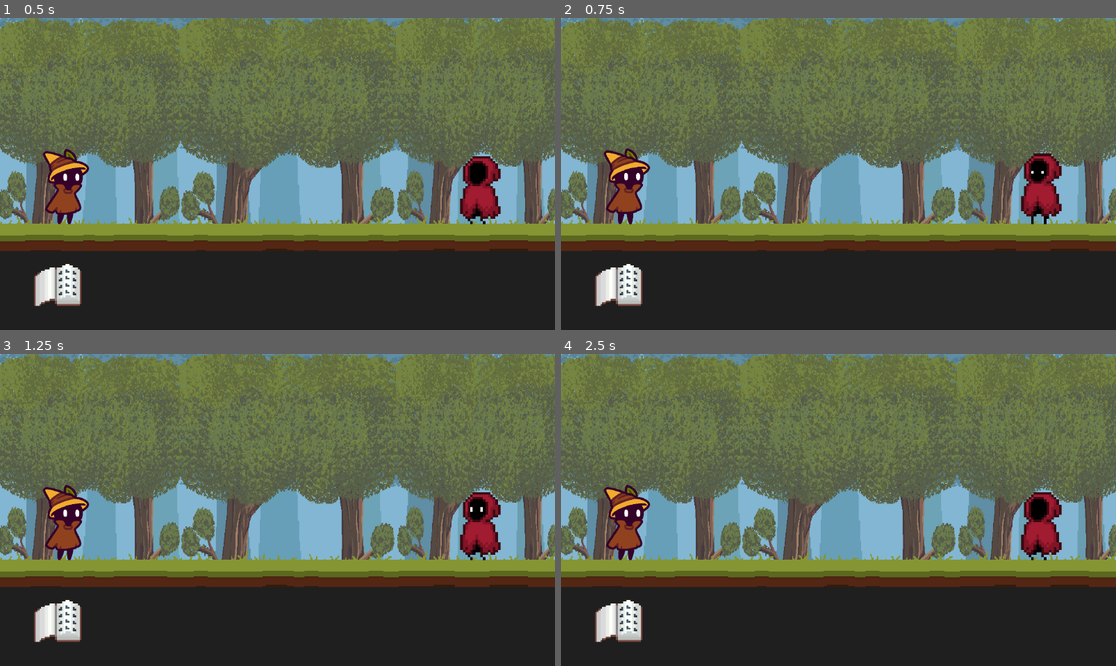
Above: before the commit, frames 1-4 (two rows, left to right).
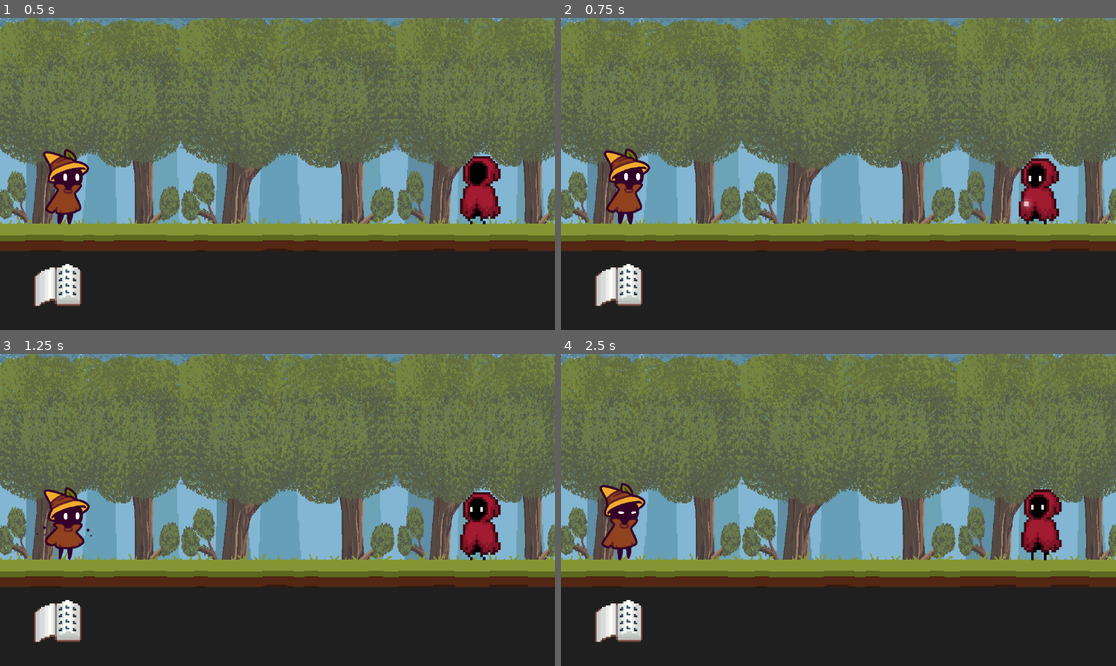
Above: after the commit, the same moments.

Repository: Daphish/Tale-Switch
Game: Godot game, scene res://scenes/lvl1.tscn
Two runs of this game, one before a commit and one after it. Both use one fixed random seed, a clock stepped at 60 frames per second and the inputs below.
Inputs:
- Up to frame 1 (0.5 s): no input
- Up to frame 2 (0.75 s): tap D (attack_enemy, bound only after the commit) at 0.6 s
- Up to frame 3 (1.25 s): tap A (attack_player, bound only after the commit) at 0.8 s
- Up to frame 4 (2.5 s): tap A (attack_player, bound only after the commit) at 1.35 s; tap F (receive_damage_enemy, bound only after the commit) at 1.55, 2.1 s; tap S (receive_damage_player, bound only after the commit) at 2.3 s

Frame 1 is identical in both runs. In frame 2, 1.0% of the frame differs, in the area x 82-91%, y 43-67%; in frame 3, 0.7%; in frame 4, 1.5%, in the area x 6-91%, y 41-67%.

Commit message:
adding animations

Diff:
--- a/project.godot
+++ b/project.godot
@@ -15,6 +15,29 @@
 config/features=PackedStringArray("4.4", "Forward Plus")
 config/icon="res://icon.svg"
 
+[input]
+
+attack_player={
+"deadzone": 0.2,
+"events": [Object(InputEventKey,"resource_local_to_scene":false,"resource_name":"","device":-1,"window_id":0,"alt_pressed":false,"shift_pressed":false,"ctrl_pressed":false,"meta_pressed":false,"pressed":false,"keycode":0,"physical_keycode":65,"key_label":0,"unicode":97,"location":0,"echo":false,"script":null)
+]
+}
+receive_damage_player={
+"deadzone": 0.2,
+"events": [Object(InputEventKey,"resource_local_to_scene":false,"resource_name":"","device":-1,"window_id":0,"alt_pressed":false,"shift_pressed":false,"ctrl_pressed":false,"meta_pressed":false,"pressed":false,"keycode":0,"physical_keycode":83,"key_label":0,"unicode":115,"location":0,"echo":false,"script":null)
+]
+}
+attack_enemy={
+"deadzone": 0.2,
+"events": [Object(InputEventKey,"resource_local_to_scene":false,"resource_name":"","device":-1,"window_id":0,"alt_pressed":false,"shift_pressed":false,"ctrl_pressed":false,"meta_pressed":false,"pressed":false,"keycode":0,"physical_keycode":68,"key_label":0,"unicode":100,"location":0,"echo":false,"script":null)
+]
+}
+receive_damage_enemy={
+"deadzone": 0.2,
+"events": [Object(InputEventKey,"resource_local_to_scene":false,"resource_name":"","device":-1,"window_id":0,"alt_pressed":false,"shift_pressed":false,"ctrl_pressed":false,"meta_pressed":false,"pressed":false,"keycode":0,"physical_keycode":70,"key_label":0,"unicode":102,"location":0,"echo":false,"script":null)
+]
+}
+
 [rendering]
 
 textures/canvas_textures/default_texture_filter=0
--- /dev/null
+++ b/scenes/enemy.gd
@@ -0,0 +1,21 @@
+extends CharacterBody2D
+
+@onready var animated_sprite = $AnimatedSprite2D
+
+func _ready():
+	animated_sprite.connect("animation_finished", _on_animation_finished)
+
+func _physics_process(delta):
+	_player_actions(delta)
+
+func _player_actions(delta):
+	if Input.is_action_just_pressed("attack_enemy"):
+		animated_sprite.play("attack")
+	if Input.is_action_just_pressed("receive_damage_enemy"):
+		animated_sprite.play("receive-damage")
+
+func _on_animation_finished():
+	if animated_sprite.animation == "attack":
+		animated_sprite.play("idle")
+	if animated_sprite.animation == "receive-damage":
+		animated_sprite.play("idle")
--- a/scenes/enemy.tscn
+++ b/scenes/enemy.tscn
@@ -1,6 +1,43 @@
-[gd_scene load_steps=10 format=3 uid="uid://07qmwmy5ld11"]
+[gd_scene load_steps=22 format=3 uid="uid://07qmwmy5ld11"]
 
 [ext_resource type="Texture2D" uid="uid://c76s6ekai0u3o" path="res://assets/sprites/BookPack/Enemi .png" id="1_7p1mj"]
+[ext_resource type="Script" uid="uid://dbdqyf33mto5w" path="res://scenes/enemy.gd" id="1_md0e3"]
+
+[sub_resource type="AtlasTexture" id="AtlasTexture_nenq2"]
+atlas = ExtResource("1_7p1mj")
+region = Rect2(224, 0, 32, 32)
+
+[sub_resource type="AtlasTexture" id="AtlasTexture_md484"]
+atlas = ExtResource("1_7p1mj")
+region = Rect2(224, 256, 32, 32)
+
+[sub_resource type="AtlasTexture" id="AtlasTexture_ipns3"]
+atlas = ExtResource("1_7p1mj")
+region = Rect2(192, 256, 32, 32)
+
+[sub_resource type="AtlasTexture" id="AtlasTexture_8qclf"]
+atlas = ExtResource("1_7p1mj")
+region = Rect2(160, 256, 32, 32)
+
+[sub_resource type="AtlasTexture" id="AtlasTexture_w8i8w"]
+atlas = ExtResource("1_7p1mj")
+region = Rect2(128, 256, 32, 32)
+
+[sub_resource type="AtlasTexture" id="AtlasTexture_otmr2"]
+atlas = ExtResource("1_7p1mj")
+region = Rect2(96, 256, 32, 32)
+
+[sub_resource type="AtlasTexture" id="AtlasTexture_wtq4b"]
+atlas = ExtResource("1_7p1mj")
+region = Rect2(64, 256, 32, 32)
+
+[sub_resource type="AtlasTexture" id="AtlasTexture_j0cyh"]
+atlas = ExtResource("1_7p1mj")
+region = Rect2(32, 256, 32, 32)
+
+[sub_resource type="AtlasTexture" id="AtlasTexture_g0wcc"]
+atlas = ExtResource("1_7p1mj")
+region = Rect2(0, 256, 32, 32)
 
 [sub_resource type="AtlasTexture" id="AtlasTexture_md0e3"]
 atlas = ExtResource("1_7p1mj")
@@ -26,8 +63,48 @@
 atlas = ExtResource("1_7p1mj")
 region = Rect2(192, 0, 32, 32)
 
+[sub_resource type="AtlasTexture" id="AtlasTexture_s1ycm"]
+atlas = ExtResource("1_7p1mj")
+region = Rect2(224, 192, 32, 32)
+
+[sub_resource type="AtlasTexture" id="AtlasTexture_shcg2"]
+atlas = ExtResource("1_7p1mj")
+region = Rect2(192, 192, 32, 32)
+
 [sub_resource type="SpriteFrames" id="SpriteFrames_xwavj"]
 animations = [{
+"frames": [{
+"duration": 1.0,
+"texture": SubResource("AtlasTexture_nenq2")
+}, {
+"duration": 1.0,
+"texture": SubResource("AtlasTexture_md484")
+}, {
+"duration": 1.0,
+"texture": SubResource("AtlasTexture_ipns3")
+}, {
+"duration": 1.0,
+"texture": SubResource("AtlasTexture_8qclf")
+}, {
+"duration": 1.0,
+"texture": SubResource("AtlasTexture_w8i8w")
+}, {
+"duration": 1.0,
+"texture": SubResource("AtlasTexture_otmr2")
+}, {
+"duration": 1.0,
+"texture": SubResource("AtlasTexture_wtq4b")
+}, {
+"duration": 1.0,
+"texture": SubResource("AtlasTexture_j0cyh")
+}, {
+"duration": 1.0,
+"texture": SubResource("AtlasTexture_g0wcc")
+}],
+"loop": false,
+"name": &"attack",
+"speed": 20.0
+}, {
 "frames": [{
 "duration": 1.0,
 "texture": SubResource("AtlasTexture_md0e3")
@@ -50,18 +127,32 @@
 "loop": true,
 "name": &"idle",
 "speed": 6.0
+}, {
+"frames": [{
+"duration": 1.0,
+"texture": SubResource("AtlasTexture_s1ycm")
+}, {
+"duration": 1.0,
+"texture": SubResource("AtlasTexture_shcg2")
+}],
+"loop": false,
+"name": &"receive-damage",
+"speed": 6.0
 }]
 
 [sub_resource type="RectangleShape2D" id="RectangleShape2D_nenq2"]
 size = Vector2(79, 162)
 
 [node name="Enemy" type="CharacterBody2D"]
+script = ExtResource("1_md0e3")
 
 [node name="AnimatedSprite2D" type="AnimatedSprite2D" parent="."]
 scale = Vector2(6, 6)
 sprite_frames = SubResource("SpriteFrames_xwavj")
-animation = &"idle"
+animation = &"attack"
 autoplay = "idle"
+frame = 8
+frame_progress = 1.0
 
 [node name="CollisionShape2D" type="CollisionShape2D" parent="."]
 position = Vector2(9.5, 15)
--- /dev/null
+++ b/scenes/player.gd
@@ -0,0 +1,21 @@
+extends CharacterBody2D
+
+@onready var animated_sprite = $AnimatedSprite2D
+
+func _ready():
+	animated_sprite.connect("animation_finished", _on_animation_finished)
+
+func _physics_process(delta):
+	_player_actions(delta)
+
+func _player_actions(delta):
+	if Input.is_action_just_pressed("attack_player"):
+		animated_sprite.play("attack")
+	if Input.is_action_just_pressed("receive_damage_player"):
+		animated_sprite.play("receive-damage")
+
+func _on_animation_finished():
+	if animated_sprite.animation == "attack":
+		animated_sprite.play("idle")
+	if animated_sprite.animation == "receive-damage":
+		animated_sprite.play("idle")
--- a/scenes/player.tscn
+++ b/scenes/player.tscn
@@ -1,6 +1,33 @@
-[gd_scene load_steps=6 format=3 uid="uid://c8502e66q0se6"]
+[gd_scene load_steps=19 format=3 uid="uid://c8502e66q0se6"]
 
 [ext_resource type="Texture2D" uid="uid://c7y4jh2jn5ctl" path="res://assets/sprites/CharacterAnimations/Idle.png" id="1_3vyb7"]
+[ext_resource type="Script" uid="uid://ctb7wt4rc42yk" path="res://scenes/player.gd" id="1_dqkch"]
+[ext_resource type="Texture2D" uid="uid://c5udovkxhif4d" path="res://assets/sprites/CharacterAnimations/Attack.png" id="2_qlg0r"]
+[ext_resource type="Texture2D" uid="uid://bldmuht60tk0e" path="res://assets/sprites/CharacterAnimations/RecieveDamage.png" id="4_tuyoq"]
+
+[sub_resource type="AtlasTexture" id="AtlasTexture_fjrip"]
+atlas = ExtResource("2_qlg0r")
+region = Rect2(0, 0, 512, 512)
+
+[sub_resource type="AtlasTexture" id="AtlasTexture_smehm"]
+atlas = ExtResource("2_qlg0r")
+region = Rect2(512, 0, 512, 512)
+
+[sub_resource type="AtlasTexture" id="AtlasTexture_ur7pv"]
+atlas = ExtResource("2_qlg0r")
+region = Rect2(1024, 0, 512, 512)
+
+[sub_resource type="AtlasTexture" id="AtlasTexture_y4r1p"]
+atlas = ExtResource("2_qlg0r")
+region = Rect2(1536, 0, 512, 512)
+
+[sub_resource type="AtlasTexture" id="AtlasTexture_d2wvv"]
+atlas = ExtResource("2_qlg0r")
+region = Rect2(2048, 0, 512, 512)
+
+[sub_resource type="AtlasTexture" id="AtlasTexture_3v2ag"]
+atlas = ExtResource("2_qlg0r")
+region = Rect2(2560, 0, 512, 512)
 
 [sub_resource type="AtlasTexture" id="AtlasTexture_onrkg"]
 atlas = ExtResource("1_3vyb7")
@@ -10,8 +37,47 @@
 atlas = ExtResource("1_3vyb7")
 region = Rect2(512, 0, 512, 512)
 
+[sub_resource type="AtlasTexture" id="AtlasTexture_jej6c"]
+atlas = ExtResource("4_tuyoq")
+region = Rect2(0, 0, 512, 512)
+
+[sub_resource type="AtlasTexture" id="AtlasTexture_f1ej7"]
+atlas = ExtResource("4_tuyoq")
+region = Rect2(512, 0, 512, 512)
+
+[sub_resource type="AtlasTexture" id="AtlasTexture_oprun"]
+atlas = ExtResource("4_tuyoq")
+region = Rect2(1024, 0, 512, 512)
+
+[sub_resource type="AtlasTexture" id="AtlasTexture_a8ls1"]
+atlas = ExtResource("4_tuyoq")
+region = Rect2(1536, 0, 512, 512)
+
 [sub_resource type="SpriteFrames" id="SpriteFrames_hqtel"]
 animations = [{
+"frames": [{
+"duration": 1.0,
+"texture": SubResource("AtlasTexture_fjrip")
+}, {
+"duration": 1.0,
+"texture": SubResource("AtlasTexture_smehm")
+}, {
+"duration": 1.0,
+"texture": SubResource("AtlasTexture_ur7pv")
+}, {
+"duration": 1.0,
+"texture": SubResource("AtlasTexture_y4r1p")
+}, {
+"duration": 1.0,
+"texture": SubResource("AtlasTexture_d2wvv")
+}, {
+"duration": 1.0,
+"texture": SubResource("AtlasTexture_3v2ag")
+}],
+"loop": false,
+"name": &"attack",
+"speed": 10.0
+}, {
 "frames": [{
 "duration": 1.0,
 "texture": SubResource("AtlasTexture_onrkg")
@@ -22,18 +88,38 @@
 "loop": true,
 "name": &"idle",
 "speed": 6.0
+}, {
+"frames": [{
+"duration": 1.0,
+"texture": SubResource("AtlasTexture_jej6c")
+}, {
+"duration": 1.0,
+"texture": SubResource("AtlasTexture_f1ej7")
+}, {
+"duration": 1.0,
+"texture": SubResource("AtlasTexture_oprun")
+}, {
+"duration": 1.0,
+"texture": SubResource("AtlasTexture_a8ls1")
+}],
+"loop": false,
+"name": &"receive-damage",
+"speed": 10.0
 }]
 
 [sub_resource type="RectangleShape2D" id="RectangleShape2D_3vyb7"]
 size = Vector2(79, 148)
 
 [node name="Player" type="CharacterBody2D"]
+script = ExtResource("1_dqkch")
 
 [node name="AnimatedSprite2D" type="AnimatedSprite2D" parent="."]
 scale = Vector2(0.4, 0.4)
 sprite_frames = SubResource("SpriteFrames_hqtel")
-animation = &"idle"
+animation = &"attack"
 autoplay = "idle"
+frame = 5
+frame_progress = 1.0
 
 [node name="CollisionShape2D" type="CollisionShape2D" parent="."]
 position = Vector2(5.5, 25)
Not shown, added: scenes/enemy.gd.uid
Not shown, added: scenes/player.gd.uid
